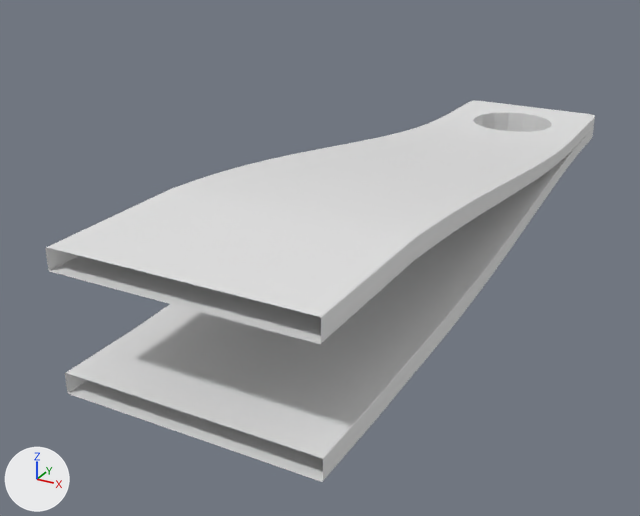
An edit to the Blender file Models/NailCutter.blend, drawn before and after from the same camera.
The view is the same before and after, from a 50 mm lens placed at (3.04, -7.01, 2.88), pointed at (-0.71, -0.19, -0.53). Every picture has the same lights, and +X, +Y and +Z are marked at lower left.

Script lines for the objects in view, before the commit:
```python
me_cube_000 = bpy.data.meshes.new('Cube.000')
me_cube_000.from_pydata(...)  # 292 vertices, 285 faces; spans x -1.0..1.0, y -1.25..0.99, z -3.29..0.83
me_cube_002 = bpy.data.meshes.new('Cube.002')
me_cube_002.from_pydata(...)  # 280 vertices, 273 faces; spans x -1.0..1.0, y -1.25..0.99, z -0.83..8.17
me_cylinder = bpy.data.meshes.new('Cylinder')
me_cylinder.from_pydata(...)  # a 16-sided cylinder along z spanning x -1.0..1.0, y -1.0..1.0, z -1.0..1.0
ob_cube_000 = bpy.data.objects.new('Cube.000', me_cube_002)
ob_cube_000.location = (0.0, 0.904, -0.014)
ob_cube_000.scale = (1.0, 3.35, 0.084)
_m = ob_cube_000.modifiers.new('Subsurf', 'SUBSURF')
_m.levels = 2
_m.render_levels = 4
_m = ob_cube_000.modifiers.new('Boolean', 'BOOLEAN')
_m.object = ob_cylinder
_m.solver = 'FLOAT'
ob_cube_001 = bpy.data.objects.new('Cube.001', me_cube_000)
ob_cube_001.location = (0.0, 0.904, -0.154)
ob_cube_001.scale = (1.0, 3.35, 0.084)
_m = ob_cube_001.modifiers.new('Subsurf', 'SUBSURF')
_m.levels = 2
_m.render_levels = 4
_m = ob_cube_001.modifiers.new('Boolean', 'BOOLEAN')
_m.object = ob_cylinder
_m.solver = 'FLOAT'
ob_cylinder = bpy.data.objects.new('Cylinder', me_cylinder)
ob_cylinder.location = (0.0, 3.359, 0.0)
ob_cylinder.scale = (0.471, 0.471, 1.0)
ob_cylinder.hide_viewport = True
```
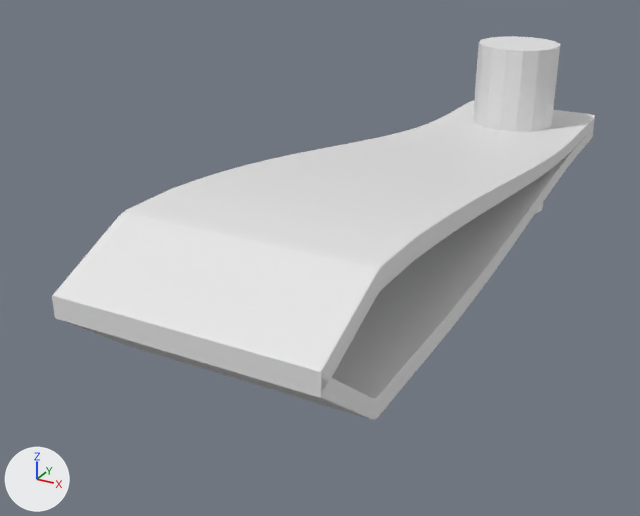
What changed in the scene script:
```text
Change me_cube_000:
    where me_cube_000.from_pydata(...)  # 292 vertices, 285 faces; spans x -1.0..1.0, y -1.25..0.99, z -3.29..0.83
    used by ob_cube_001; location = (0.0, 0.904, -0.154); scale = (1.0, 3.35, 0.084)
    me_cube_000 part 1: all 12 vertices in x -1.0..1.0, y -1.25, z -3.29..-1.28 are moved by (0.0, -0.01, 7.06)
Change me_cube_002:
    used by ob_cube_000; location = (0.0, 0.904, -0.014); scale = (1.0, 3.35, 0.084)
    remove me_cube_002.from_pydata(...)  # 280 vertices, 273 faces; spans x -1.0..1.0, y -1.25..0.99, z -0.83..8.17
    add me_cube_002.from_pydata(...)  # 316 vertices, 310 faces; spans x -1.0..1.0, y -1.25..0.99, z -0.83..8.17
    me_cube_002 part 2
    12 vertices are removed from x -1.0..1.0, y -1.25, z 6.16..8.17
    12 faces are deleted
    36 vertices are added at x -1.0..1.0, y -1.25..-1.03, z 2.1..8.17
    12 new vertices lie (0.0, -0.22, -4.06) away from vertices in x -1.0..1.0, y -1.03, z 6.16..8.17
    49 new faces join them
Change ob_cylinder:
    remove ob_cylinder.hide_viewport = True
```

Changed parts and their boxes [x1, y1, x2, y2] in the pictures (640 x 516 px; the box of a moved part takes in the faces that stretch with it):
'Cube.000', reshaped (22% taller)
    before: [45, 101, 595, 344]
    after: [52, 101, 595, 398]
'Cube.001', reshaped (18% shorter)
    before: [65, 123, 594, 482]
    after: [58, 127, 594, 420]
'Cylinder', shown
    after: [473, 36, 560, 214]
part 1 of me_cube_000, moved or reshaped
    before: [65, 336, 368, 482]
    after: [58, 319, 368, 418]
part 2 of me_cube_002, built on
    before: [45, 213, 378, 344]
    after: [52, 207, 386, 398]
